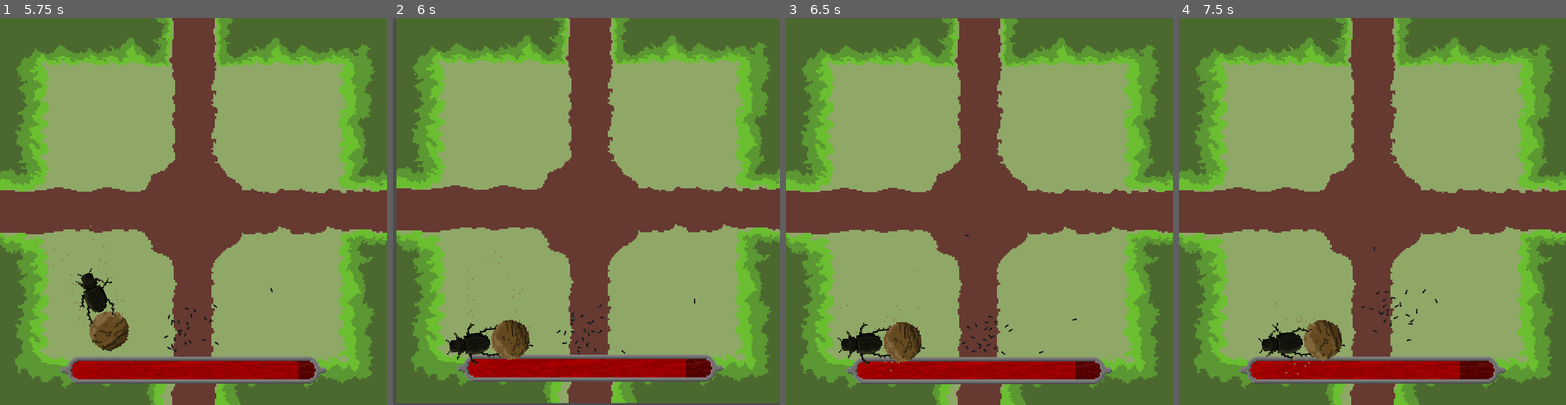
Above: before the commit, frames 1-4 (left to right).
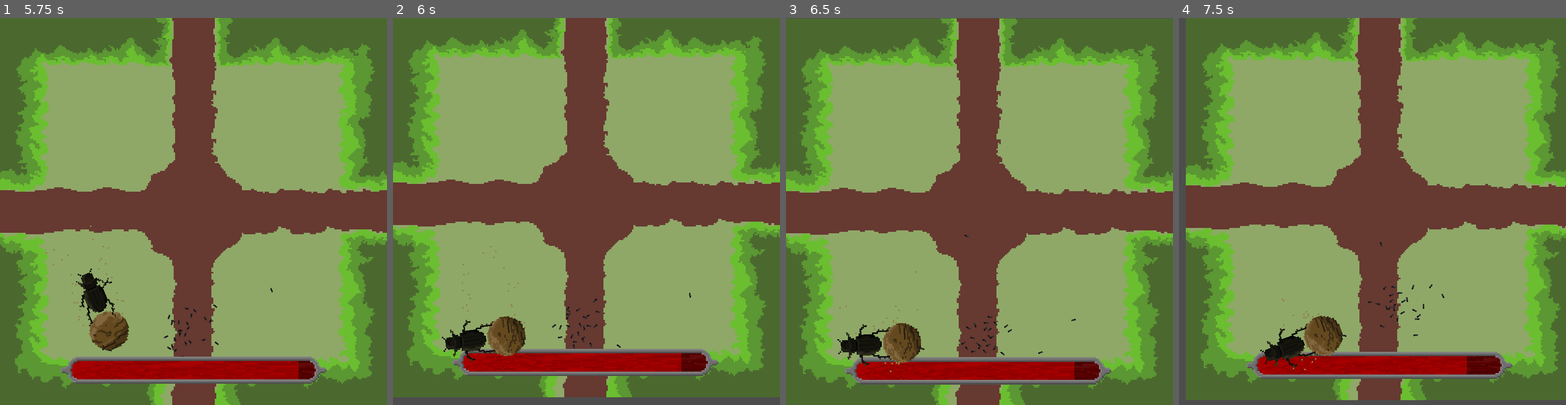
Above: after the commit, the same moments.

Repository: filvan1/LD56
Game: Godot game, scene res://scenes/main.tscn
Two runs of this game, one before a commit and one after it. Both use one fixed random seed, a clock stepped at 60 frames per second and the inputs below.
Inputs:
- Up to frame 1 (5.75 s): hold D (move_right) 0.53-1.28 s; tap one key every 0.75 s from 0.6 s: Down (aim_down) Left (aim_left) Right (aim_right) Up (aim_up) Down (aim_down) Left (aim_left) Right (aim_right); hold S (move_down) 1.28-2.03 s; hold D (move_right) 2.03-2.78 s; hold W (move_up) 2.78-3.53 s; hold A (move_left) 3.53-5.03 s; hold S (move_down) from 5.03 s (still down)
- Up to frame 2 (6 s): release S (move_down) at 5.78 s; hold D (move_right) from 5.78 s (still down); tap Up (aim_up) at 5.85 s
- Up to frame 3 (6.5 s): keep holding D (move_right)
- Up to frame 4 (7.5 s): release D (move_right) at 6.53 s; hold W (move_up) 6.53-7.28 s; tap Down (aim_down) at 6.6 s; hold D (move_right) from 7.28 s (still down); tap Left (aim_left) at 7.35 s

Frame 1 is identical in both runs. In frame 2, 21% of the frame differs, in the area x 0-100%, y 0-100%; in frame 3, 3.7%; in frame 4, 24%.

Commit message:
slightly less buggy dungie

Diff:
--- a/scenes/dungie.tscn
+++ b/scenes/dungie.tscn
@@ -84,14 +84,14 @@
 }]
 
 [sub_resource type="CapsuleShape2D" id="CapsuleShape2D_dy0au"]
-radius = 12.0
-height = 50.0
+radius = 13.0
+height = 26.0
 
 [sub_resource type="CircleShape2D" id="CircleShape2D_djktc"]
 radius = 13.0
 
 [node name="EnemyBody" type="CharacterBody2D"]
-position = Vector2(9, 0)
+position = Vector2(17, 0)
 collision_layer = 4
 script = ExtResource("1_xukpb")
 CurrentState = 1
@@ -117,7 +117,7 @@
 frame_progress = 0.101845
 
 [node name="BallCollider" type="CollisionShape2D" parent="."]
-position = Vector2(-12, 0)
+position = Vector2(-1, 0)
 rotation = 1.5708
 shape = SubResource("CapsuleShape2D_dy0au")
 
@@ -126,6 +126,7 @@
 collision_mask = 2
 
 [node name="BallCollider" type="CollisionShape2D" parent="Area2D"]
+position = Vector2(-1, 0)
 shape = SubResource("CircleShape2D_djktc")
 
 [connection signal="body_entered" from="Area2D" to="." method="_on_collider_body_entered"]
